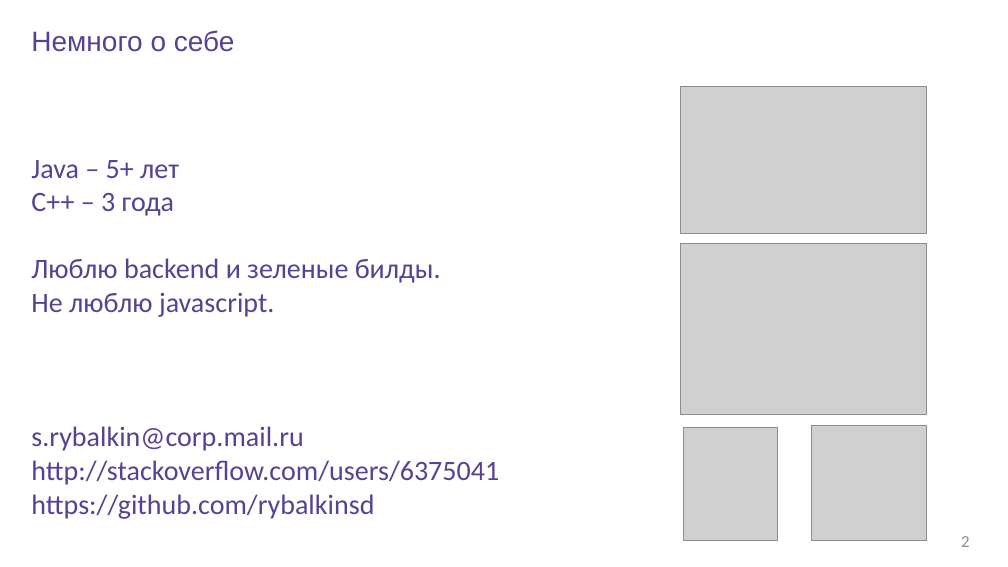
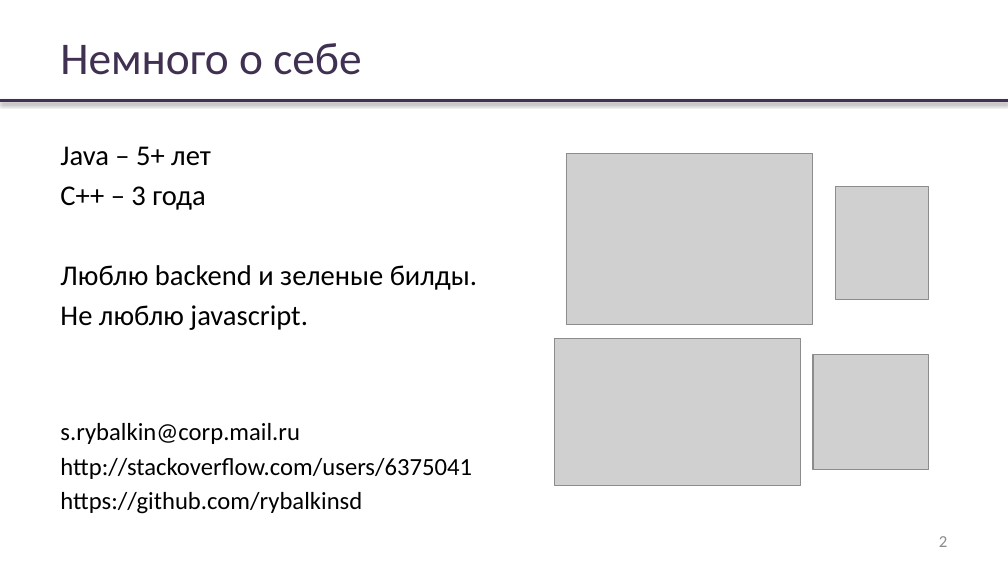
Before and after one commit to rybalkinsd/atom, a slide deck: slide 2 of lecture1/presentation/lecture01.pptx. Drawn at 1008x567 pixels with LibreOffice and Linux fonts; fonts in the diff are those of the drawing; grey boxes stand for pictures; background and template pictures are left out. Boxes give left, top, right and bottom in pixels: in the first picture for what was removed or moved away, otherwise in the second. Text is boxed around its words. In the diff, an @@ line names an element or a change of style, - is before the commit and + after.

Commit message:
Presentation style normalization

```diff
--- a/lecture1/presentation/lecture01.pptx
+++ b/lecture1/presentation/lecture01.pptx
@@ title "Немного о себе": place and size @@
-title "Немного о себе" at (31, 30, 235, 52)
+title "Немного о себе" at (60, 43, 361, 75)
@@ title "Немного о себе" at (60, 43, 361, 75): size 20 to 32.4 pt, font Arial to Calibri, text colour #554294 to #403152; vertical alignment top to middle @@
@@ line added from (0, 101) to (1008, 101), #403152 2 pt @@
@@ text "Java – 5+ лет": place and size @@
-text "Java – 5+ лет" at (31, 160, 499, 519)
+text "Java – 5+ лет" at (60, 146, 477, 514)
@@ text "Java – 5+ лет" at (60, 146, 477, 514): size 20 to 20.4 pt in "Java – 5+ лет", "С++ – 3 года", "Люблю backend и зеленые билды.", "Не люблю javascript."; text colour #554294 to #000000; size 20 to 17.6 pt in "s.rybalkin@corp.mail.ru", "http://stackoverflow.com/users/6375041", "https://github.com/rybalkinsd"; more space between paragraphs @@
@@ picture: place and size @@
-picture at (680, 243, 927, 414)
+picture at (566, 153, 813, 325)
@@ picture: place and size @@
-picture at (684, 428, 777, 541)
+picture at (836, 186, 928, 299)
@@ picture: place and size @@
-picture at (680, 87, 927, 234)
+picture at (554, 339, 801, 486)
@@ picture: place and size @@
-picture at (811, 425, 927, 541)
+picture at (813, 354, 929, 470)
@@ page number: place and size @@
-page number at (961, 536, 969, 547)
+page number at (939, 536, 947, 547)
```
Also in this commit, not shown: 34 other slides changed, 1 slide added, 1 other file.
